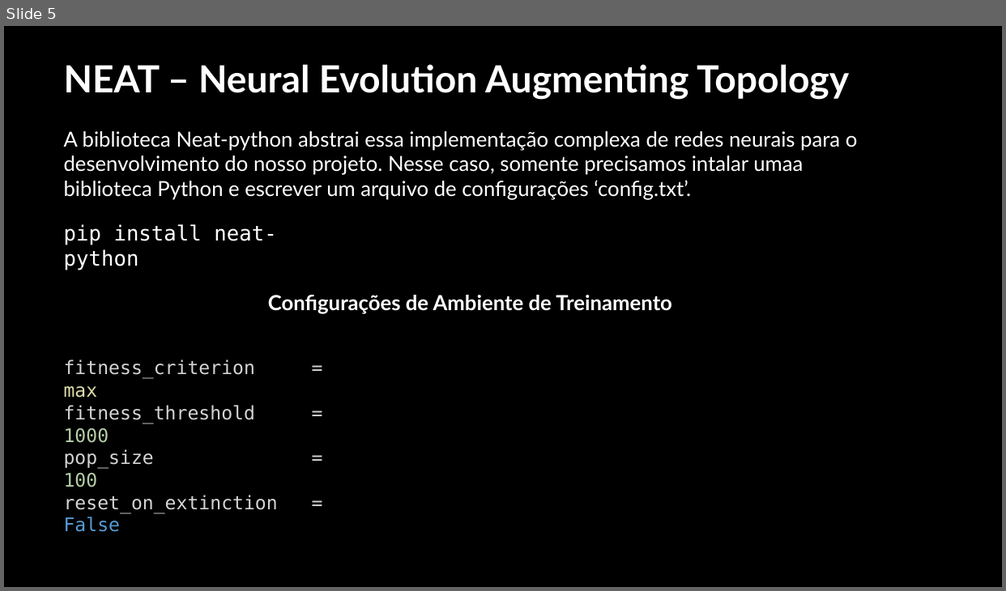
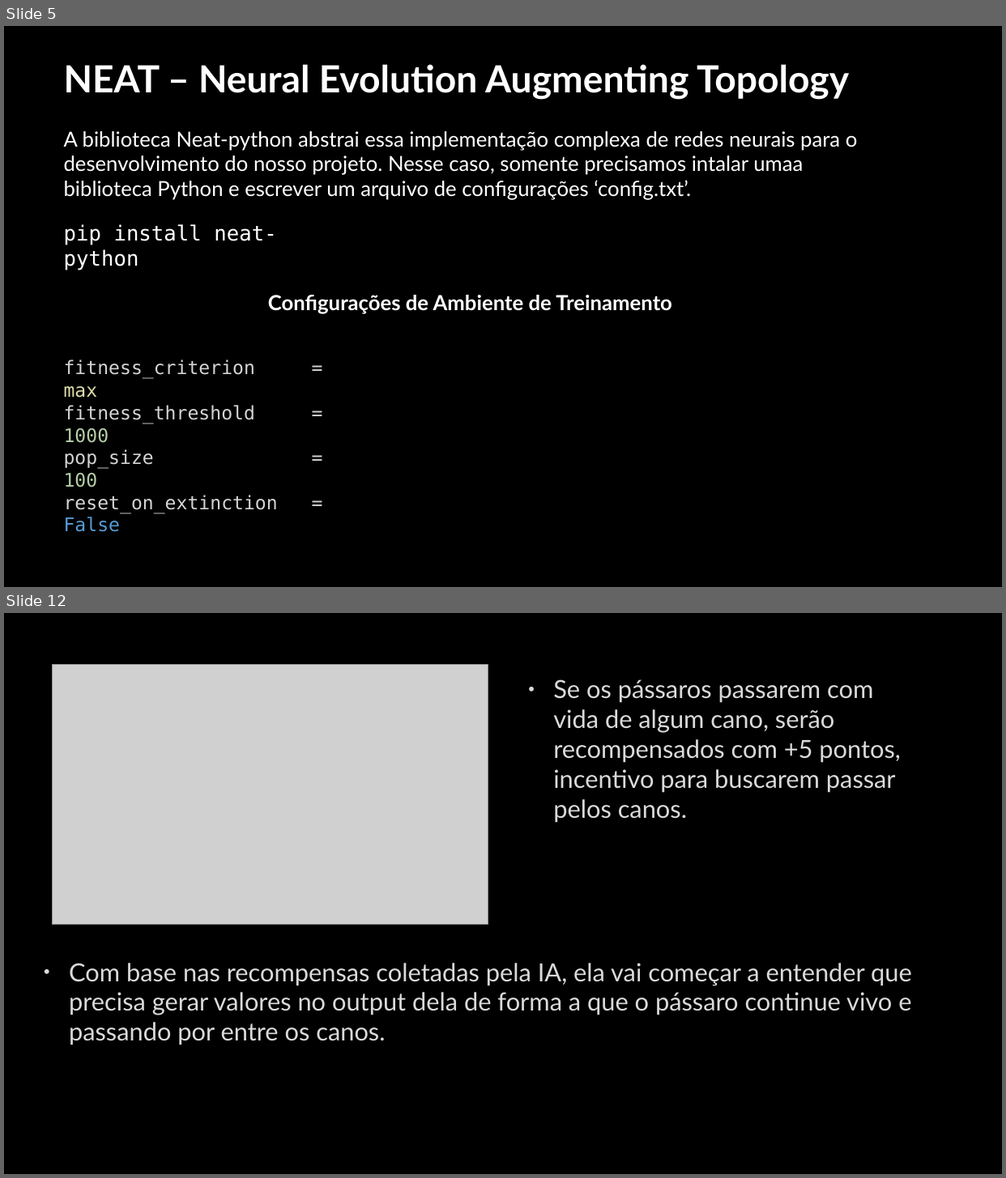
Before and after one commit to PedroPadilhaPortella/IAFlappyBird, a slide deck: FlappyBird.pptx. Shown one above the other, each under a label of ours: slide 5 before the commit, slides 5 and 12 after it; the slides between them are not shown. The pictures are 1006x591 and 1006x1178 pixels, drawn with LibreOffice and Linux fonts; fonts in the diff are those of the drawing; grey boxes stand for pictures; background and template pictures are left out. Boxes give left, top, right and bottom in pixels: in the first picture for what was removed or moved away, otherwise in the second. Text is boxed around its words. In the diff, an @@ line names an element or a change of style, - is before the commit and + after.

```diff
--- a/FlappyBird.pptx
+++ b/FlappyBird.pptx
@@ slide 12 added at (4,613,1002,1174), background picture (left out) @@
@@ picture added at (52,665,488,924) @@
@@ text added at (553,679,900,823), 24 pt, text #DADADA @@
+• Se os pássaros passarem com vida de algum cano, serão recompensados com +5 pontos, incentivo para buscarem passar pelos canos.
@@ text added at (69,963,912,1046), 24 pt, text #DADADA @@
+• Com base nas recompensas coletadas pela IA, ela vai começar a entender que precisa gerar valores no output dela de forma a que o pássaro continue vivo e passando por entre os canos.
```
Also in this commit, not shown: 3 slides changed, 5 other slides added, 1 other file.
